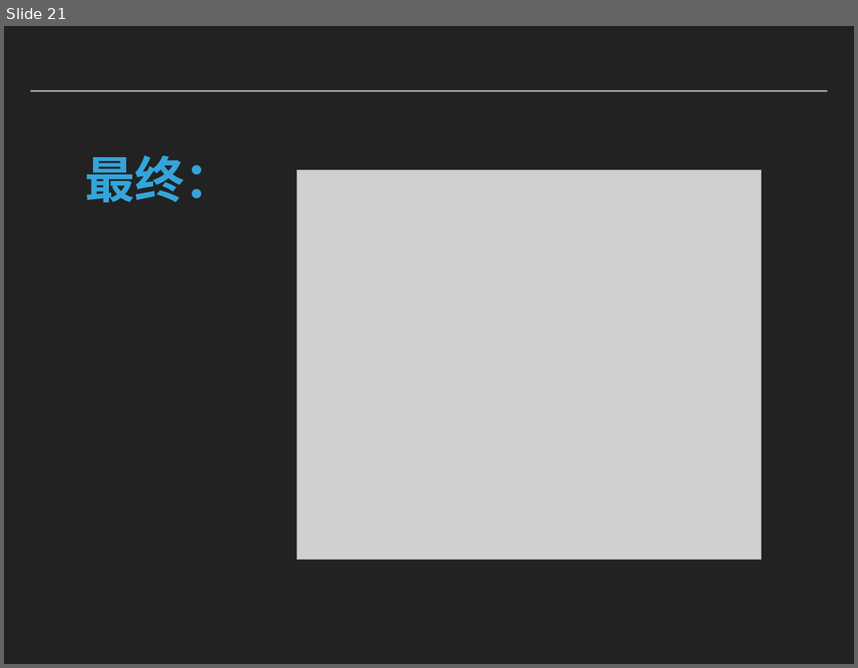
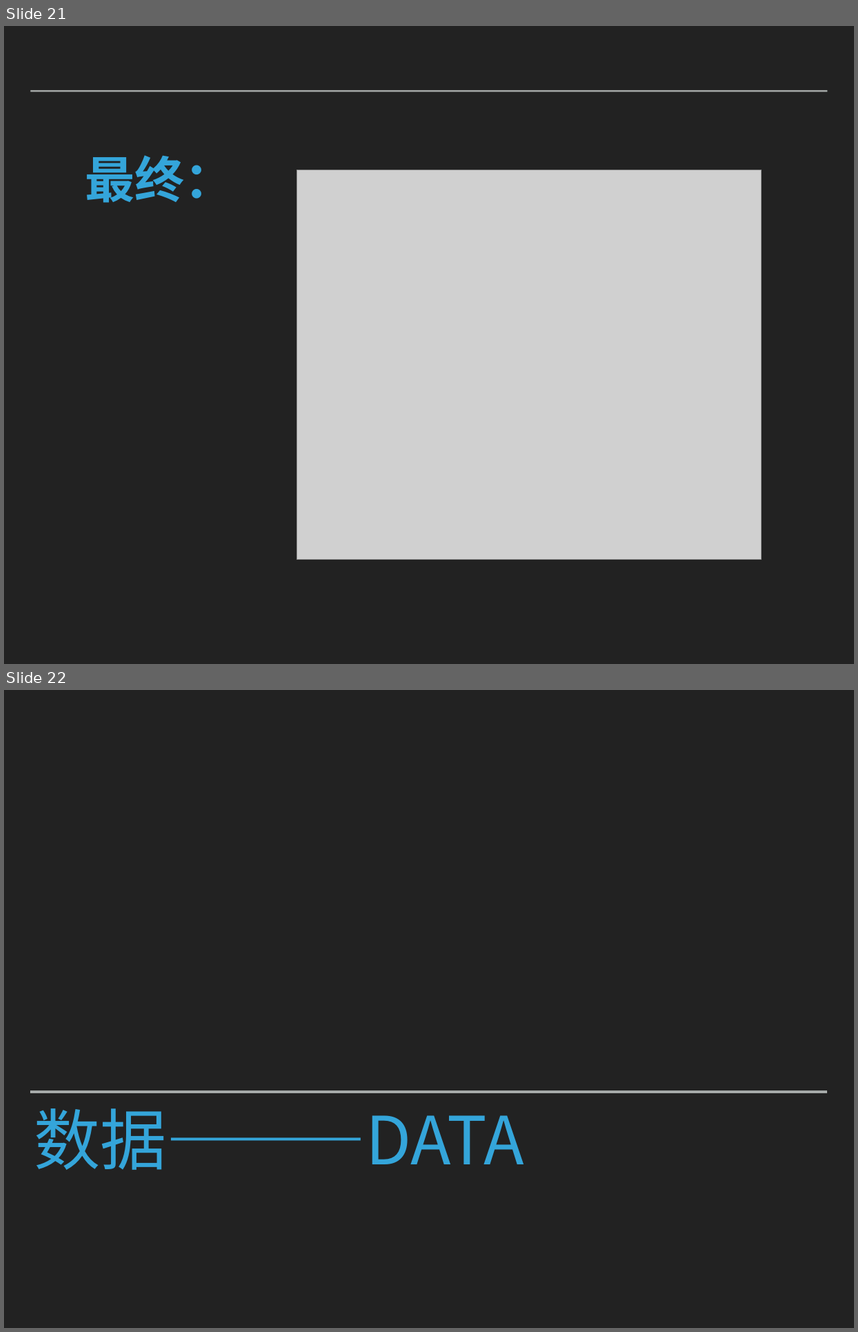
Before and after one commit to caodaxing/HotelReservation_Client, a slide deck: 文档相关/演示.pptx. Shown one above the other, each under a label of ours: slide 21 before the commit, slides 21 and 22 after it. The pictures are 858x668 and 858x1332 pixels, drawn with LibreOffice and Linux fonts; fonts in the diff are those of the drawing; grey boxes stand for pictures. Boxes give left, top, right and bottom in pixels: in the first picture for what was removed or moved away, otherwise in the second. Text is boxed around its words. In the diff, an @@ line names an element or a change of style, - is before the commit and + after.

```diff
--- a/文档相关/演示.pptx
+++ b/文档相关/演示.pptx
@@ slide 22 added at (4,690,854,1328), background #222222 @@
@@ line added from (30, 1092) to (828, 1092), #A6AAA9 3 pt @@
@@ title added at (34,1108,524,1170), 80 pt, text #34A5DA @@
+数据———DATA
```
Also in this commit, not shown: 8 other slides added.
